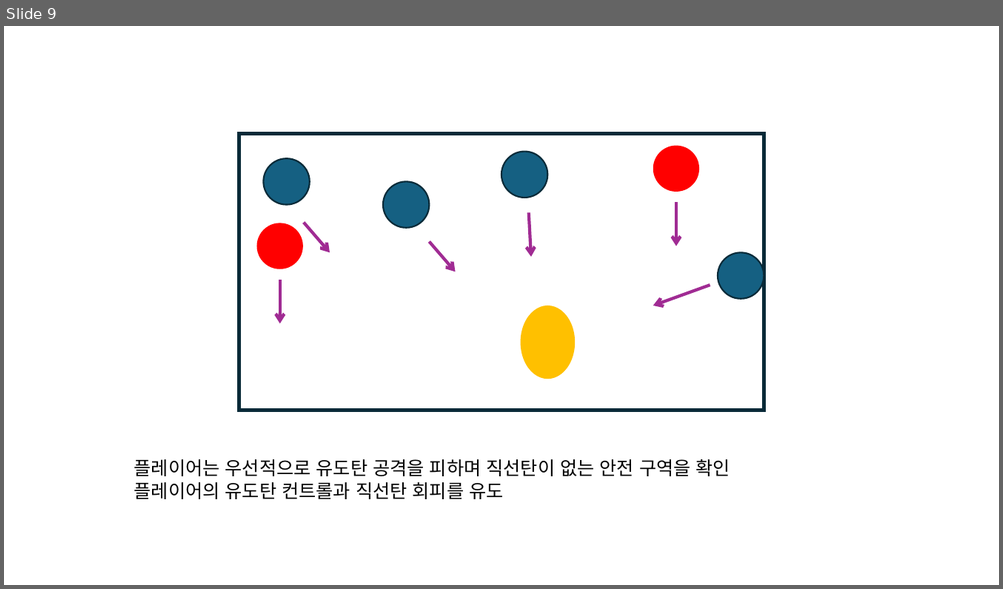
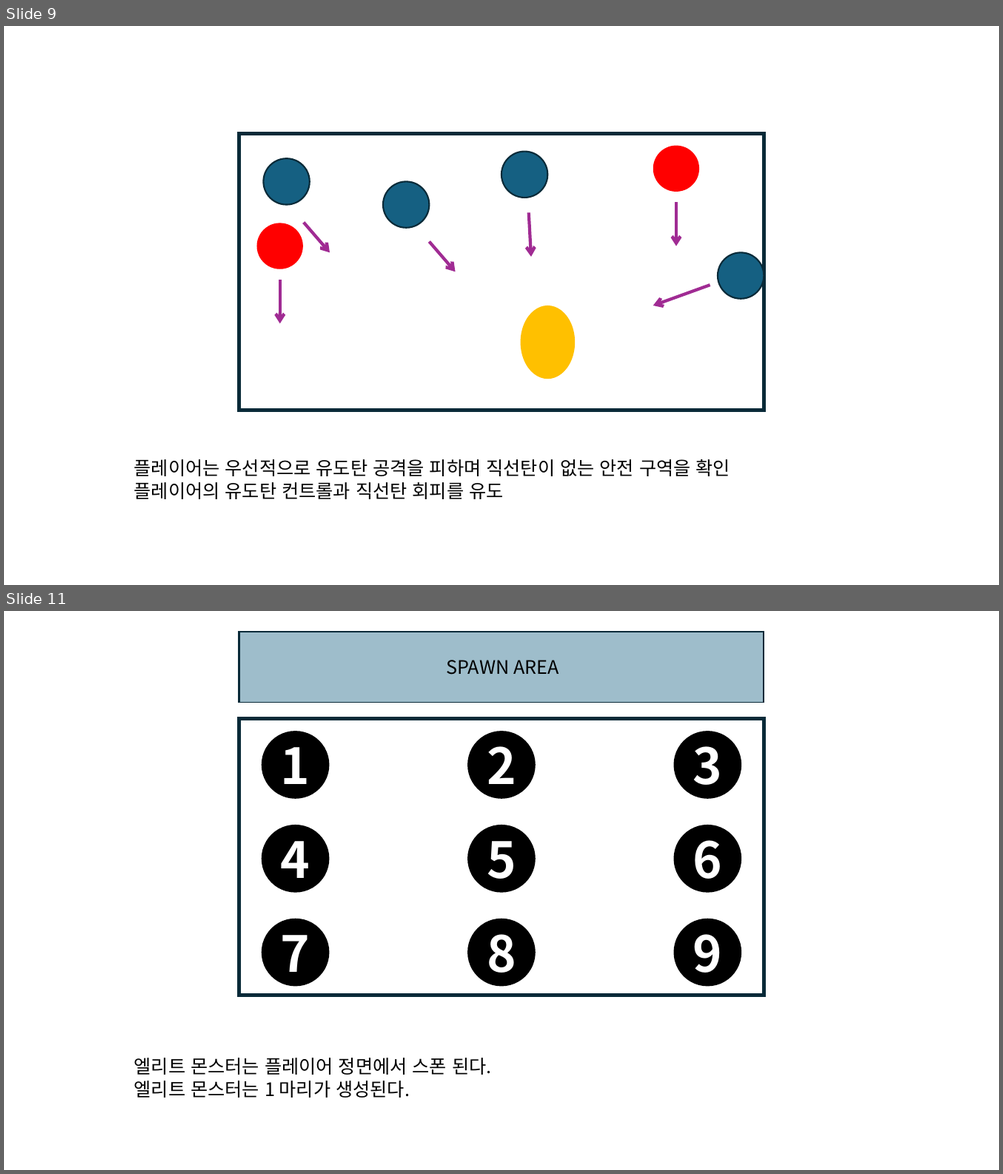
Before and after one commit to ikarijaeyoung/Project_SkyPower, a slide deck: Project_Design/백승헌/몬스터.pptx. Shown one above the other, each under a label of ours: slide 9 before the commit, slides 9 and 11 after it; the slides between them are not shown. The pictures are 1003x589 and 1003x1174 pixels, drawn with LibreOffice and Linux fonts; fonts in the diff are those of the drawing. Boxes give left, top, right and bottom in pixels: in the first picture for what was removed or moved away, otherwise in the second. Text is boxed around its words. In the diff, an @@ line names an element or a change of style, - is before the commit and + after.

Commit message:
[Docs] monster
일반, 엘리트, 보스

```diff
--- a/Project_Design/백승헌/몬스터.pptx
+++ b/Project_Design/백승헌/몬스터.pptx
@@ slide 11 added at (4,611,999,1170), background #FFFFFF @@
@@ rectangle added at (239,632,763,703), fill #156082 at 41% opacity, outline #092A39 1.5 pt @@
@@ text added at (446,660,558,675), 18 pt, text #000000 @@
+SPAWN AREA
@@ rectangle added at (215,703,788,1011), fill #FFFFFF @@
@@ group added at (239,718,763,995): 9 ellipses, 1 rectangle @@
+1
+2
+3
+4
+5
+6
+7
+8
+9
@@ text added at (134,1058,491,1098), 18 pt, text #000000 @@
+엘리트 몬스터는 플레이어 정면에서 스폰 된다.
+엘리트 몬스터는 1 마리가 생성된다.
```
Also in this commit, not shown: 13 other slides added.
